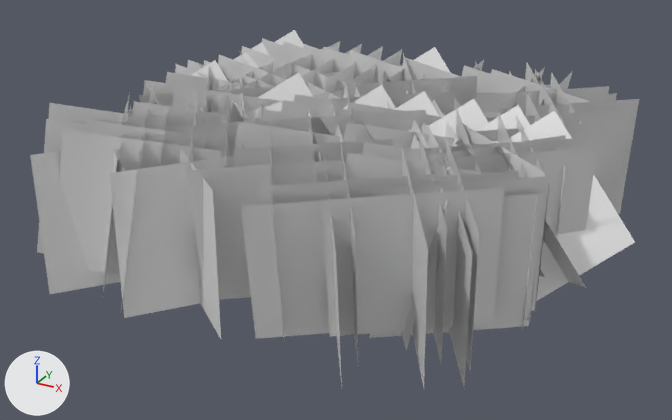
Before and after pictures for a commit that changed the OBJ model Isola/Natura_tscn/grassMesh.obj.
Rendered twice from a 50 mm lens placed at (5.68, -11.07, 5.09), pointed at (-0.29, -0.21, -0.34). The axes (+X, +Y, +Z) are drawn at lower left. The lights are the same throughout. Where no turn or scale is listed for an object, it has been applied to the vertices. Vertices at the same position are counted once.
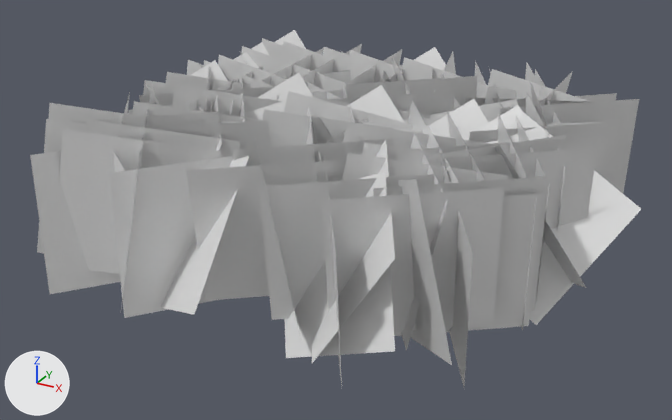
What differs and where, as boxes (x1, y1, x2, y2) in the pictures (672 x 420 px; the box of a moved part takes in the faces that stretch with it):
'Plane.031', reshaped
    before: (30, 30, 639, 387)
    after: (30, 30, 641, 387)
part 1 of me_plane_031, rebuilt (not visible before)
    after: (484, 87, 517, 105)
part 2 of me_plane_031, rebuilt (not visible afterwards)
    before: (373, 107, 442, 126)
part 3 of me_plane_031, rebuilt (not visible before)
    after: (466, 97, 589, 107)
part 4 of me_plane_031, rebuilt
    before: (455, 92, 496, 104)
    after: (392, 55, 419, 112)
part 5 of me_plane_031, rebuilt (not visible afterwards)
    before: (409, 110, 437, 165)
part 6 of me_plane_031, rebuilt
    before: (378, 67, 394, 129)
    after: (343, 85, 356, 124)
part 7 of me_plane_031, rebuilt
    before: (538, 81, 572, 138)
    after: (530, 80, 547, 127)
part 8 of me_plane_031, rebuilt
    before: (442, 112, 500, 119)
    after: (404, 99, 518, 126)
part 9 of me_plane_031, rebuilt
    before: (346, 84, 357, 141)
    after: (284, 91, 413, 129)
part 10 of me_plane_031, rebuilt
    before: (510, 111, 635, 301)
    after: (494, 111, 641, 325)
part 11 of me_plane_031, rebuilt
    before: (270, 90, 344, 106)
    after: (277, 90, 346, 100)
part 12 of me_plane_031, rebuilt
    before: (476, 86, 609, 112)
    after: (489, 69, 502, 108)
part 13 of me_plane_031, rebuilt
    before: (455, 138, 545, 278)
    after: (447, 111, 485, 181)
part 14 of me_plane_031, rebuilt (120% wider)
    before: (204, 89, 208, 146)
    after: (212, 96, 222, 151)
part 15 of me_plane_031, rebuilt (96% wider, 19% shorter)
    before: (176, 143, 221, 339)
    after: (160, 156, 249, 315)
part 16 of me_plane_031, rebuilt
    before: (442, 60, 484, 92)
    after: (434, 52, 456, 92)
part 17 of me_plane_031, rebuilt
    before: (241, 200, 330, 339)
    after: (284, 172, 395, 358)
part 18 of me_plane_031, deleted
    before: (102, 41, 582, 387)
part 19 of me_plane_031, moved or reshaped
    before: (149, 53, 631, 207)
    after: (255, 51, 526, 365)

What changed in the scene script:
```text
Change me_plane_031:
    remove me_plane_031.from_pydata(...)  # 624 vertices, 156 faces; spans x -4.15..3.82, y -3.46..3.63, z -1.17..1.42
    add me_plane_031.from_pydata(...)  # 484 vertices, 121 faces; spans x -4.15..3.84, y -3.57..3.74, z -1.29..1.51
    me_plane_031 part 1: the loose piece of 4 vertices spanning x 1.0..2.19, y 1.29..3.31, z -1.17..1.17 is rebuilt with 4 vertices and now spans x 1.15..2.03, y 1.15..3.46, z -1.23..1.23
    me_plane_031 part 2: the loose piece of 4 vertices spanning x -0.07..1.9, y -0.36..0.92, z -1.03..1.31 is rebuilt with 4 vertices and now spans x -0.4..1.76, y -1.03..0.75, z -0.98..1.27
    me_plane_031 part 3: the loose piece of 4 vertices spanning x 0.69..2.5, y 1.58..3.02, z -1.03..1.03 is rebuilt with 4 vertices and now spans x 0.86..2.85, y 1.74..2.89, z -0.79..1.15
    me_plane_031 part 4: the loose piece of 4 vertices spanning x -0.61..1.2, y 1.07..2.51, z -1.03..1.03 is rebuilt with 4 vertices and now spans x -0.6..0.66, y 0.63..2.68, z -0.89..1.4
    me_plane_031 part 5: the loose piece of 4 vertices spanning x 0.16..1.67, y -1.38..0.4, z -0.89..1.17 is rebuilt with 4 vertices and now spans x 0.1..1.45, y -2.1..0.08, z -1.01..1.01
    me_plane_031 part 6: the loose piece of 4 vertices spanning x -0.57..0.62, y -0.26..1.76, z -0.92..1.42 is rebuilt with 4 vertices and now spans x -0.9..0.24, y -0.57..1.12, z -0.88..1.15
    me_plane_031 part 7: the loose piece of 4 vertices spanning x 1.79..2.99, y 0.32..2.34, z -0.99..1.35 is rebuilt with 4 vertices and now spans x 1.79..2.99, y 0.09..2.57, z -1.15..1.51
    me_plane_031 part 8: the loose piece of 4 vertices spanning x 0.29..1.97, y 0.49..1.58, z -1.0..1.0 is rebuilt with 4 vertices and now spans x 0.13..2.13, y 0.29..1.78, z -1.08..1.08
    me_plane_031 part 9: the loose piece of 4 vertices spanning x -0.57..0.62, y -1.28..0.73, z -0.92..1.42 is rebuilt with 4 vertices and now spans x -1.41..0.75, y -0.62..0.52, z -1.07..1.35
    me_plane_031 part 10: the loose piece of 4 vertices spanning x 1.24..3.82, y -0.78..0.5, z -1.12..1.4 is rebuilt with 4 vertices and now spans x 1.22..3.84, y -0.78..0.5, z -1.05..1.33
    me_plane_031 part 11: the loose piece of 4 vertices spanning x -1.59..-0.58, y 0.13..1.85, z -1.0..1.0 is rebuilt with 4 vertices and now spans x -1.52..-0.64, y -0.03..2.0, z -1.09..1.09
    me_plane_031 part 12: the loose piece of 4 vertices spanning x 0.95..2.76, y 1.59..3.03, z -0.85..1.21 is rebuilt with 4 vertices and now spans x 0.73..2.08, y 1.24..3.39, z -0.84..1.2
    me_plane_031 part 13: the loose piece of 4 vertices spanning x 1.0..3.07, y -1.03..0.75, z -1.04..1.32 is rebuilt with 4 vertices and now spans x 1.19..2.41, y -1.42..0.51, z -0.92..1.27
    me_plane_031 part 14: the loose piece of 4 vertices spanning x -2.85..-1.34, y -1.97..-0.19, z -0.89..1.17 is rebuilt with 4 vertices and now spans x -3.02..-1.17, y -2.03..-0.13, z -0.87..1.15
    me_plane_031 part 15: the loose piece of 4 vertices spanning x -1.89..-0.33, y -3.08..-1.83, z -1.0..1.0 is rebuilt with 4 vertices and now spans x -1.89..-0.33, y -3.57..-1.34, z -1.17..1.17
    me_plane_031 part 16: the loose piece of 4 vertices spanning x 0.19..0.58, y 1.27..3.36, z -0.85..1.21 is rebuilt with 4 vertices and now spans x 0.09..0.67, y 1.14..3.48, z -0.98..1.34
    me_plane_031 part 17: the loose piece of 4 vertices spanning x -0.01..1.8, y -3.18..-1.73, z -1.03..1.03 is rebuilt with 4 vertices and now spans x -0.26..2.06, y -3.16..-1.75, z -1.28..1.28
    me_plane_031 part 18: 35 loose pieces with 140 vertices, spanning x -3.82..2.99, y -3.24..3.36, z -1.12..1.4, are deleted
    me_plane_031 part 19: 24 vertices removed from x -2.1..3.29, y -2.46..2.66, z -1.0..1.42; 24 vertices added at x -1.89..2.73, y -3.17..3.74, z -1.15..1.48
```
